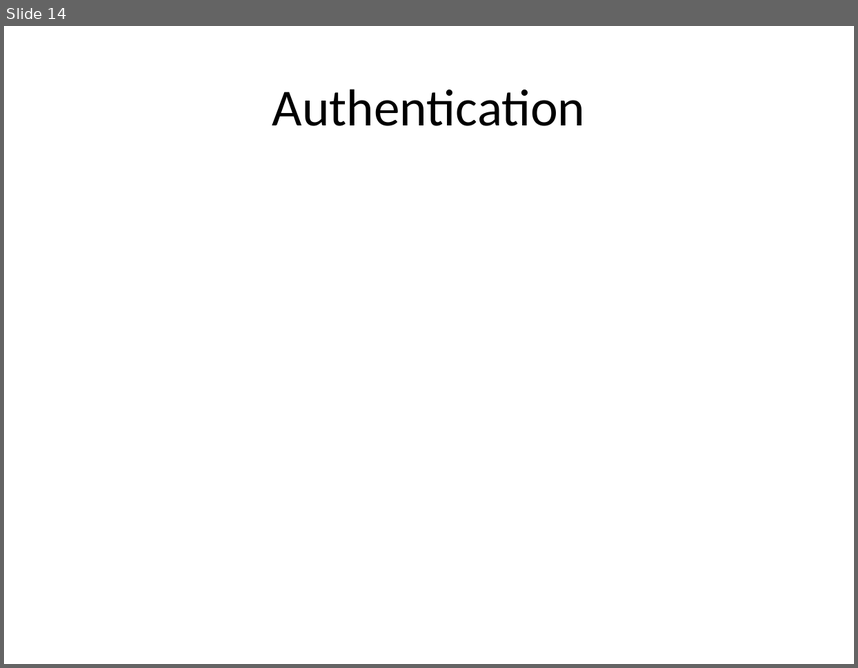
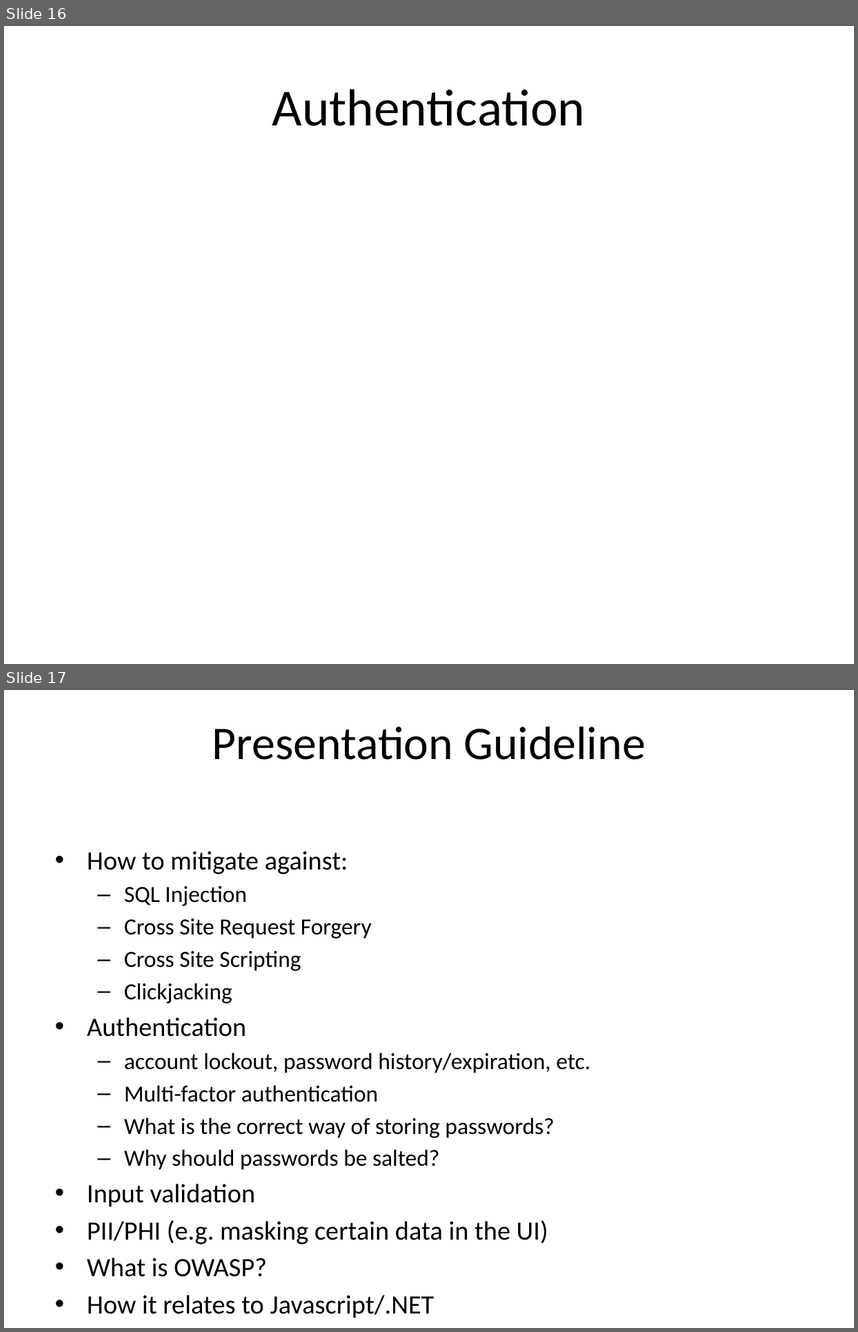
Before and after one commit to casmos1/Learning, a slide deck: Security/Content/Documents/Security.pptx. Shown one above the other, each under a label of ours: slide 14 before the commit, slides 16 and 17 after it. The pictures are 858x668 and 858x1332 pixels, drawn with LibreOffice and Linux fonts; fonts in the diff are those of the drawing. Boxes give left, top, right and bottom in pixels: in the first picture for what was removed or moved away, otherwise in the second. Text is boxed around its words. In the diff, an @@ line names an element or a change of style, - is before the commit and + after.

```diff
--- a/Security/Content/Documents/Security.pptx
+++ b/Security/Content/Documents/Security.pptx
@@ slide 17 added at (4,690,854,1328), background #FFFFFF @@
@@ title added at (212,727,645,760), 39.6 pt, text #000000 @@
+Presentation Guideline
@@ text added at (87,851,590,1318), 19.6 pt, text #000000 @@
+• How to mitigate against:
+  – SQL Injection
+  – Cross Site Request Forgery
+  – Cross Site Scripting
+  – Clickjacking
+• Authentication
+  – account lockout, password history/expiration, etc.
+  – Multi-factor authentication
+  – What is the correct way of storing passwords?
+  – Why should passwords be salted?
+• Input validation
+• PII/PHI (e.g. masking certain data in the UI)
+• What is OWASP?
+• How it relates to Javascript/.NET
@@ what was slide 14 is now slide 16 @@
```
Also in this commit, not shown: 5 slides changed, 3 other slides added, 1 slide removed, 7 other files.
